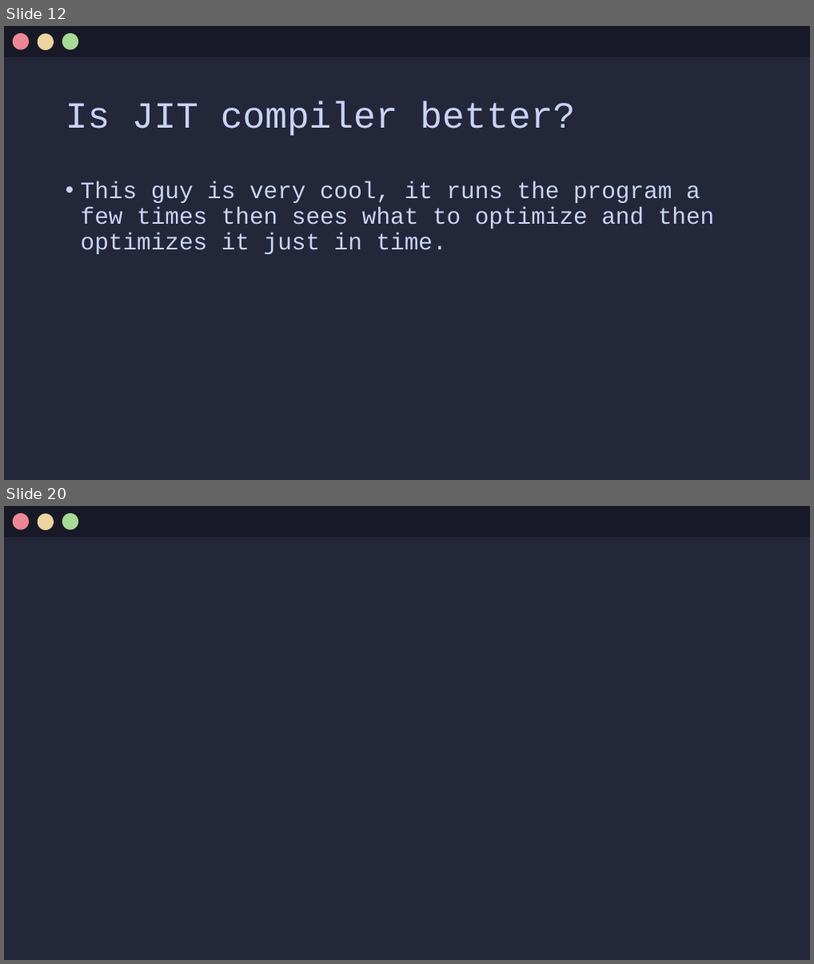
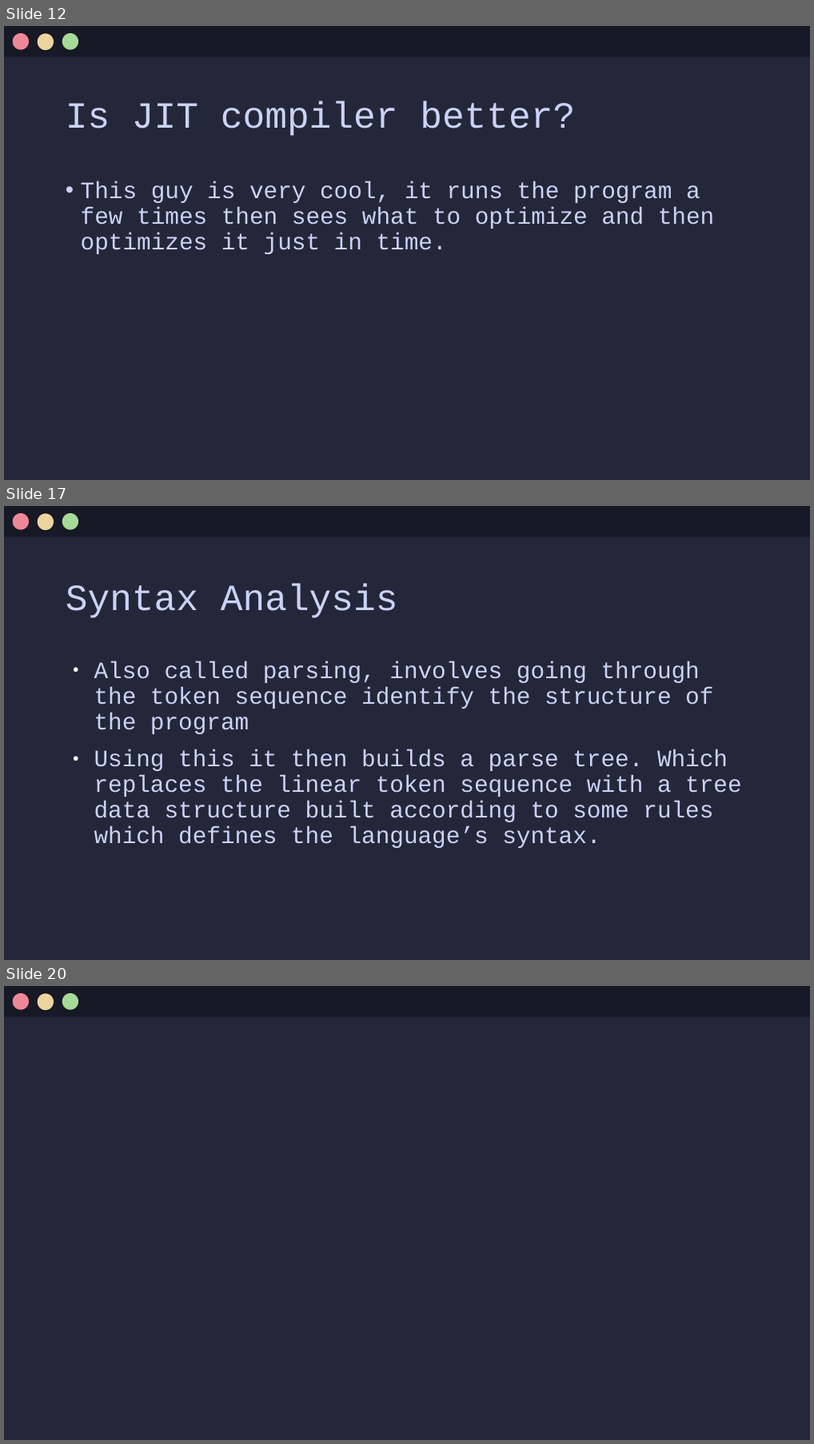
Before and after one commit to Jx-ls/custom-compiler, a slide deck: Compilers.odp. Shown one above the other, each under a label of ours: slides 12 and 20 before the commit, slides 12, 17 and 20 after it; the slides between them are not shown. The pictures are 814x964 and 814x1444 pixels, drawn with LibreOffice and Linux fonts; fonts in the diff are those of the drawing. Boxes give left, top, right and bottom in pixels: in the first picture for what was removed or moved away, otherwise in the second. Text is boxed around its words. In the diff, an @@ line names an element or a change of style, - is before the commit and + after.

```diff
--- a/Compilers.odp
+++ b/Compilers.odp
@@ slide 17 added at [4, 506, 810, 960], background #24273A @@
@@ rectangle added at [4, 506, 810, 537], fill #181926 @@
@@ ellipse added at [13, 513, 29, 529], fill #ED8796 @@
@@ ellipse added at [38, 513, 54, 529], fill #EED49F @@
@@ ellipse added at [62, 513, 78, 529], fill #A6DA95 @@
@@ title added at [66, 584, 398, 618], 44 pt, text #CAD3F5 @@
+Syntax Analysis
@@ text added at [94, 661, 742, 848], 28 pt, text #CAD3F5 @@
+● Also called parsing, involves going through the token sequence identify the structure of the program
+● Using this it then builds a parse tree. Which replaces the linear token sequence with a tree data structure built according to some rules which defines the language’s syntax.
```
Also in this commit, not shown: 3 slides changed, 5 other slides added, 9 slides removed.
